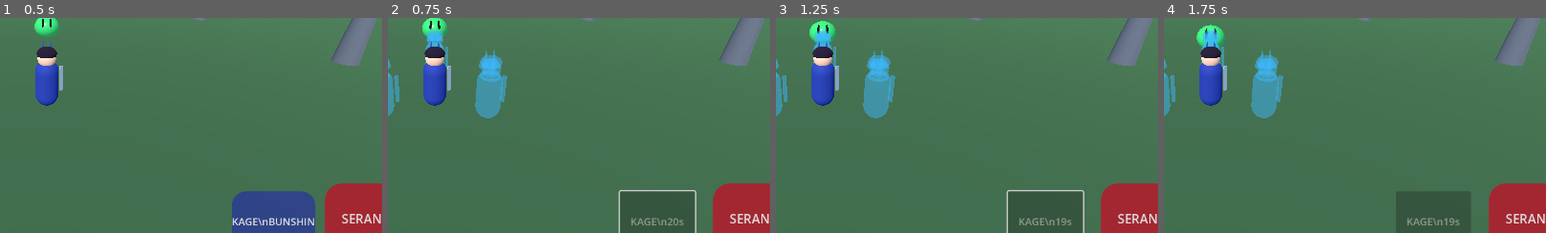
Above: before the commit, frames 1-4 (left to right).
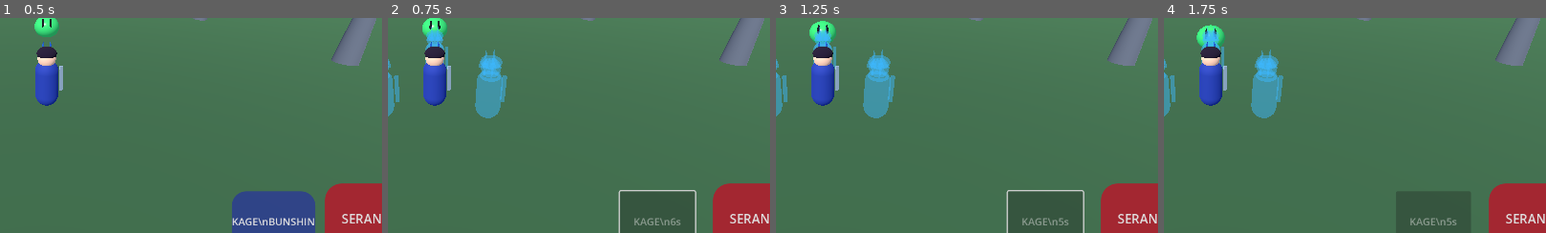
Above: after the commit, the same moments.

Repository: anjingsayang80-ui/Dunia-di-Balik-Mimpi
Game: Godot game, scene res://scenes/main.tscn
Two runs of this game, one before a commit and one after it. Both use one fixed random seed, a clock stepped at 60 frames per second and the inputs below.
Inputs:
- Up to frame 1 (0.5 s): no input
- Up to frame 2 (0.75 s): click "KAGE\nBUNSHIN" at 0.5 s
- Up to frame 3 (1.25 s): no input
- Up to frame 4 (1.75 s): click "TAS" at 1.25 s
The pictures show only the part of the screen within x 44-94%, y 40-90%; the shares and areas given below are measured in that part.

Frame 1 is identical in both runs. In frame 2, 0.3% of the frame differs, in the area x 63-78%, y 92-97%; in frame 3, 0.3%; in frame 4, 0.3%.

Commit message:
Set Kage Bunshin recovery cooldown to six seconds

Diff:
--- a/android-game/scripts/main.gd
+++ b/android-game/scripts/main.gd
@@ -24,8 +24,6 @@
 var notice_text: Label
 var inventory_panel: PanelContainer
 var autosave_timer := 0.0
-var recovery_time_left := 0.0
-const RECOVERY_DURATION := 6.0
 const SAVE_INTERVAL := 5.0
 const START_POSITION := Vector3(0, 0.1, 4)
 
@@ -319,7 +317,7 @@
         return
     _clear_shadow_clones()
     clone_time_left = 8.0
-    clone_cooldown = 20.0
+    clone_cooldown = 6.0
     var offsets := [Vector3(-1.8, 0.0, 0.8), Vector3(1.8, 0.0, 0.8), Vector3(0.0, 0.0, -2.0)]
     for i in range(3):
         var shadow := Node3D.new()
@@ -446,22 +444,11 @@
     if is_instance_valid(hero):
         hero.mobile_move = move_vector
         if hero.hp <= 0:
-            if recovery_time_left <= 0.0:
-                recovery_time_left = RECOVERY_DURATION
-                hero.velocity = Vector3.ZERO
-                move_vector = Vector2.ZERO
-                _clear_shadow_clones()
-            else:
-                recovery_time_left = maxf(0.0, recovery_time_left - delta)
-                hero.velocity = Vector3.ZERO
-                move_vector = Vector2.ZERO
-                notice_text.text = "Kamu tumbang! Pulih dalam %.0f detik..." % ceilf(recovery_time_left)
-                if recovery_time_left <= 0.0:
-                    hero.hp = 100
-                    hero.global_position = START_POSITION
-                    hero.velocity = Vector3.ZERO
-                    game_state.last_notice = "Kamu telah pulih! HP kembali penuh."
-                    game_state.save_player_state(hero.hp, hero.global_position)
+            hero.hp = 100
+            hero.global_position = START_POSITION
+            hero.velocity = Vector3.ZERO
+            game_state.last_notice = "Kamu pingsan! Kembali ke titik awal dengan HP penuh."
+            game_state.save_player_state(hero.hp, hero.global_position)
         autosave_timer += delta
         if autosave_timer >= SAVE_INTERVAL:
             autosave_timer = 0.0
